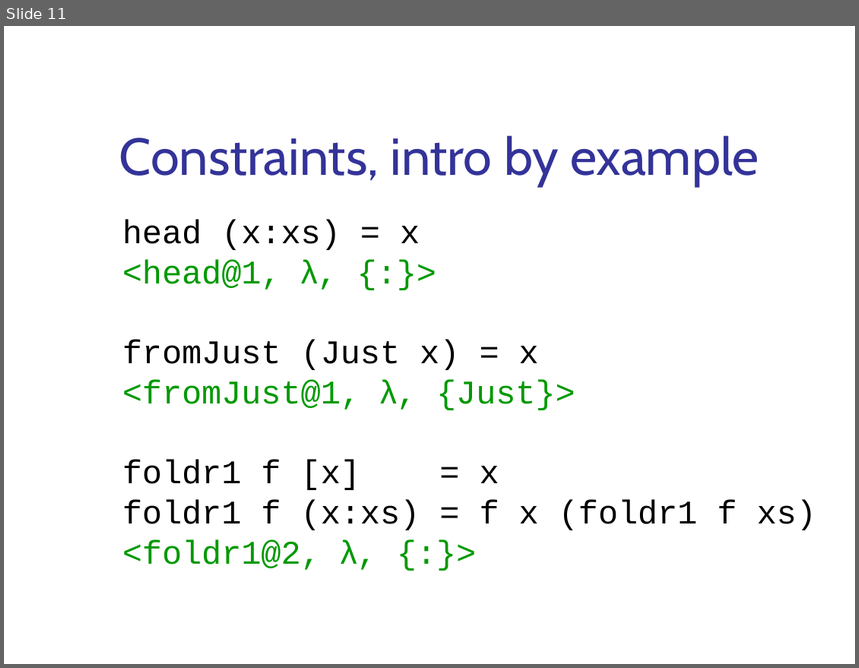
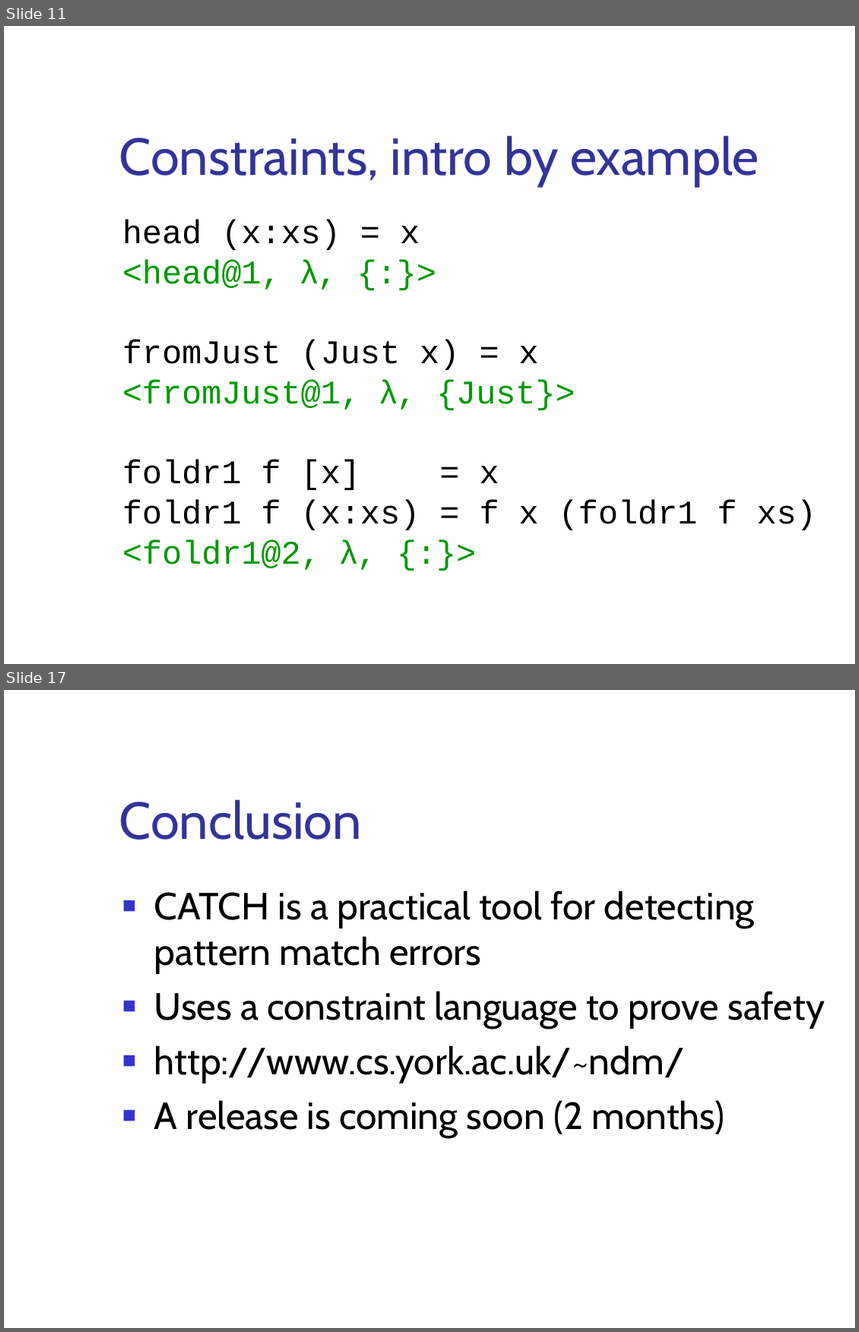
Before and after one commit to ndmitchell/catch, a slide deck: academic/bctcs-2006/catch.ppt. Shown one above the other, each under a label of ours: slide 11 before the commit, slides 11 and 17 after it; the slides between them are not shown. The pictures are 859x668 and 859x1332 pixels, drawn with LibreOffice and Linux fonts; fonts in the diff are those of the drawing; background and template pictures are left out. Boxes give left, top, right and bottom in pixels: in the first picture for what was removed or moved away, otherwise in the second. Text is boxed around its words. In the diff, an @@ line names an element or a change of style, - is before the commit and + after.

```diff
--- a/academic/bctcs-2006/catch.ppt
+++ b/academic/bctcs-2006/catch.ppt
@@ slide 17 added at [4, 690, 855, 1328], background #FFFFFF @@
@@ title added at [120, 799, 362, 840], 44 pt, text #333399 @@
+Conclusion
@@ text added at [154, 891, 825, 1138], 32 pt, text #000000 @@
+■ CATCH is a practical tool for detecting pattern match errors
+■ Uses a constraint language to prove safety
+■ http://www.cs.york.ac.uk/~ndm/
+■ A release is coming soon (2 months)
```
Also in this commit, not shown: 3 slides changed, 6 other slides added.
